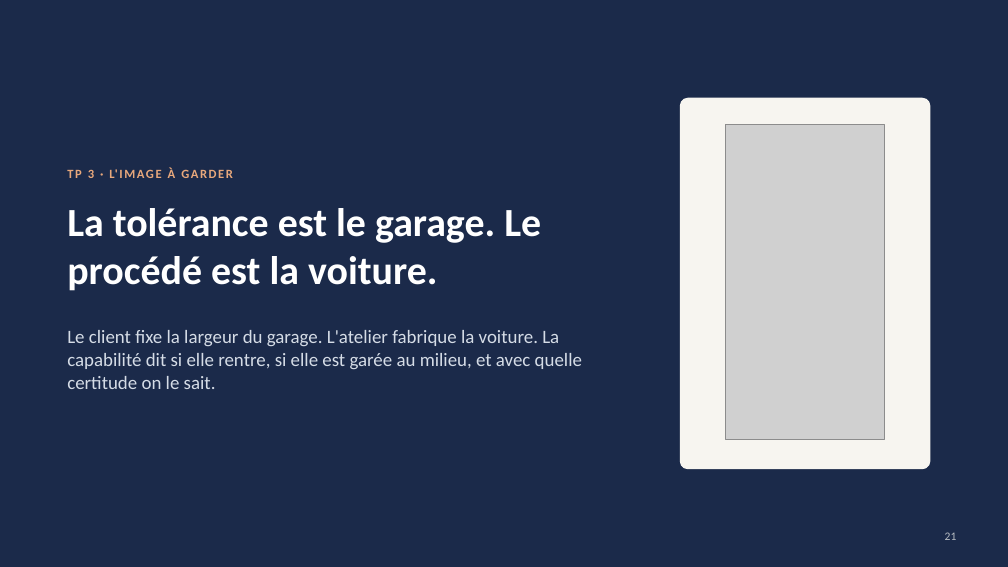
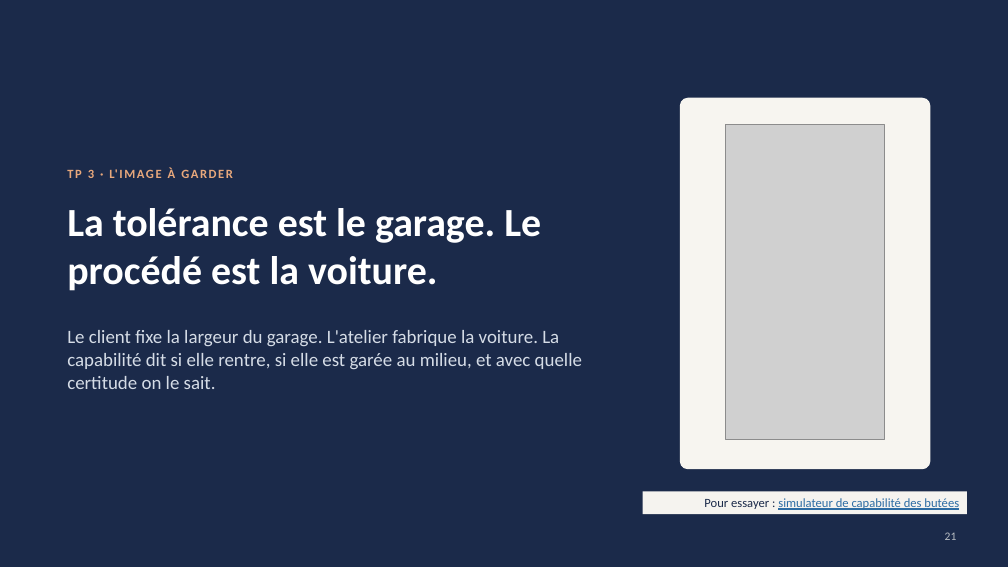
Before and after one commit to sjaubert/000_OI, a slide deck: slide 21 of SPC/Capabilite_SPC_Bachelor.pptx. Drawn at 1008x567 pixels with LibreOffice and Linux fonts; fonts in the diff are those of the drawing; grey boxes stand for pictures. Boxes give left, top, right and bottom in pixels: in the first picture for what was removed or moved away, otherwise in the second. Text is boxed around its words. In the diff, an @@ line names an element or a change of style, - is before the commit and + after.

```diff
--- a/SPC/Capabilite_SPC_Bachelor.pptx
+++ b/SPC/Capabilite_SPC_Bachelor.pptx
@@ rectangle added at <box>643,492,967,514</box>, fill #F5F3EF, 12 pt, text #2E6DA4, underline @@
+Pour essayer : simulateur de capabilité des butées
```
Also in this commit, not shown: 8 other slides changed.
